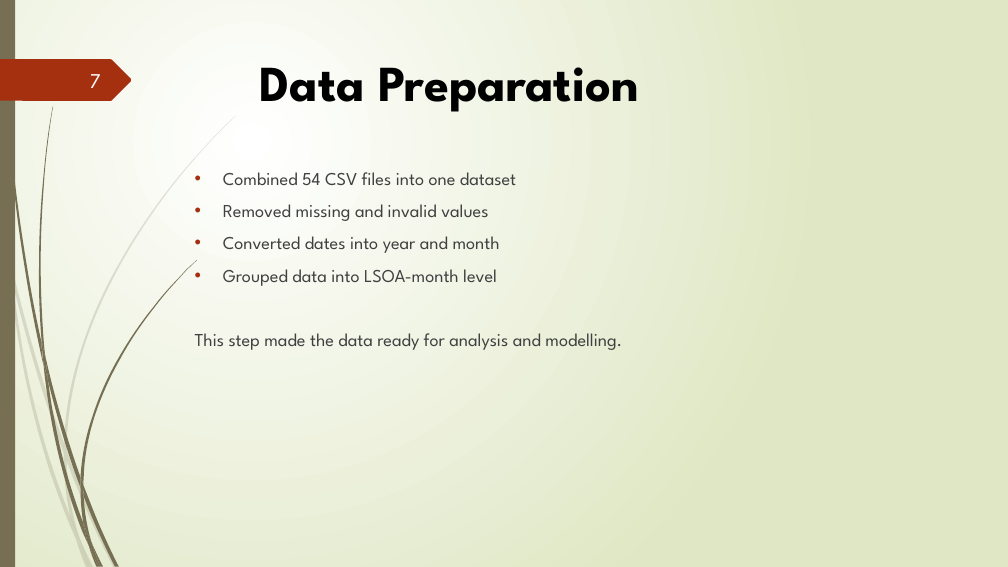
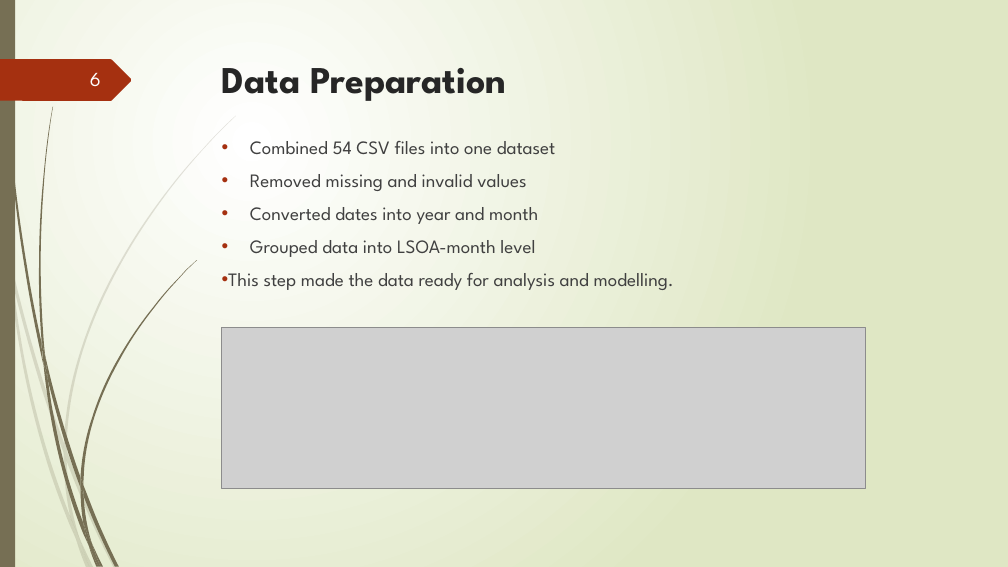
Before and after one commit to ruslan-durrani/herts-ds-project-24079307, a slide deck: slide 6 of Presentation Document ppt.pptx (slide 7 before the commit). Drawn at 1008x567 pixels with LibreOffice and Linux fonts; fonts in the diff are those of the drawing; grey boxes stand for pictures. Boxes give left, top, right and bottom in pixels: in the first picture for what was removed or moved away, otherwise in the second. Text is boxed around its words. In the diff, an @@ line names an element or a change of style, - is before the commit and + after.

```diff
--- a/Presentation Document ppt.pptx
+++ b/Presentation Document ppt.pptx
@@ text "Data Preparation": place and size @@
-text "Data Preparation" at bbox=[260, 67, 639, 112]
+text "Data Preparation" at bbox=[222, 68, 506, 101]
@@ text "Data Preparation" at bbox=[222, 68, 506, 101]: size 48 to 36 pt, text colour #000000 to #262626; more space between paragraphs @@
@@ page number at bbox=[90, 73, 101, 86]: text changed; size 20 to 19 pt @@
-7
+6
@@ text "Combined 54 CSV files into ...": place and size @@
-text "Combined 54 CSV files into ..." at bbox=[195, 172, 622, 350]
+text "Combined 54 CSV files into ..." at bbox=[228, 141, 674, 290]
@@ text "Combined 54 CSV files into ..." at bbox=[228, 141, 674, 290]: size 17.3 to 18 pt; bullet none to • @@
@@ picture added at bbox=[222, 327, 867, 488] @@
```
Also in this commit, not shown: 12 other slides changed, 3 slides added, 4 slides removed, 1 other file.
